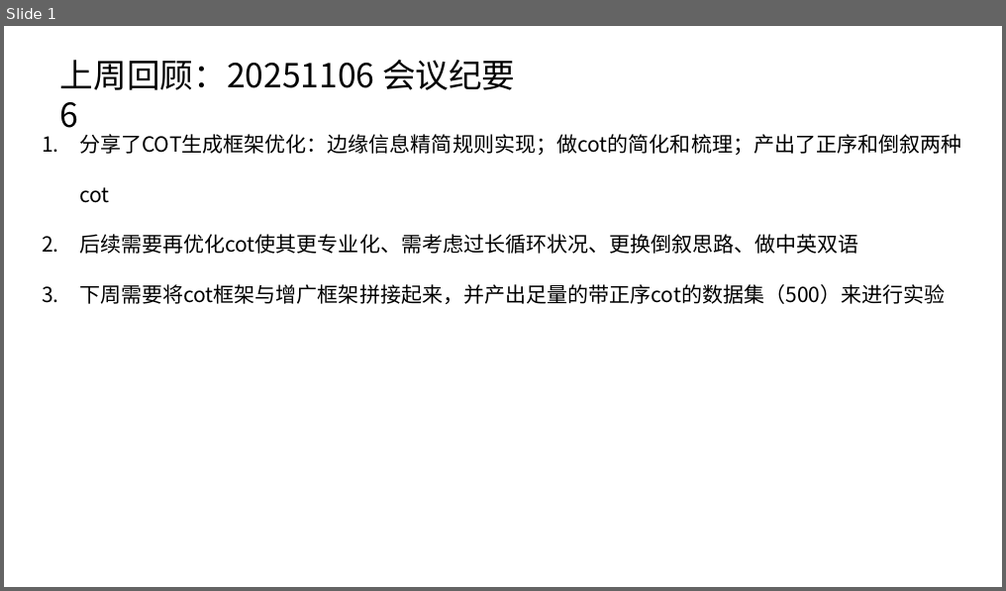
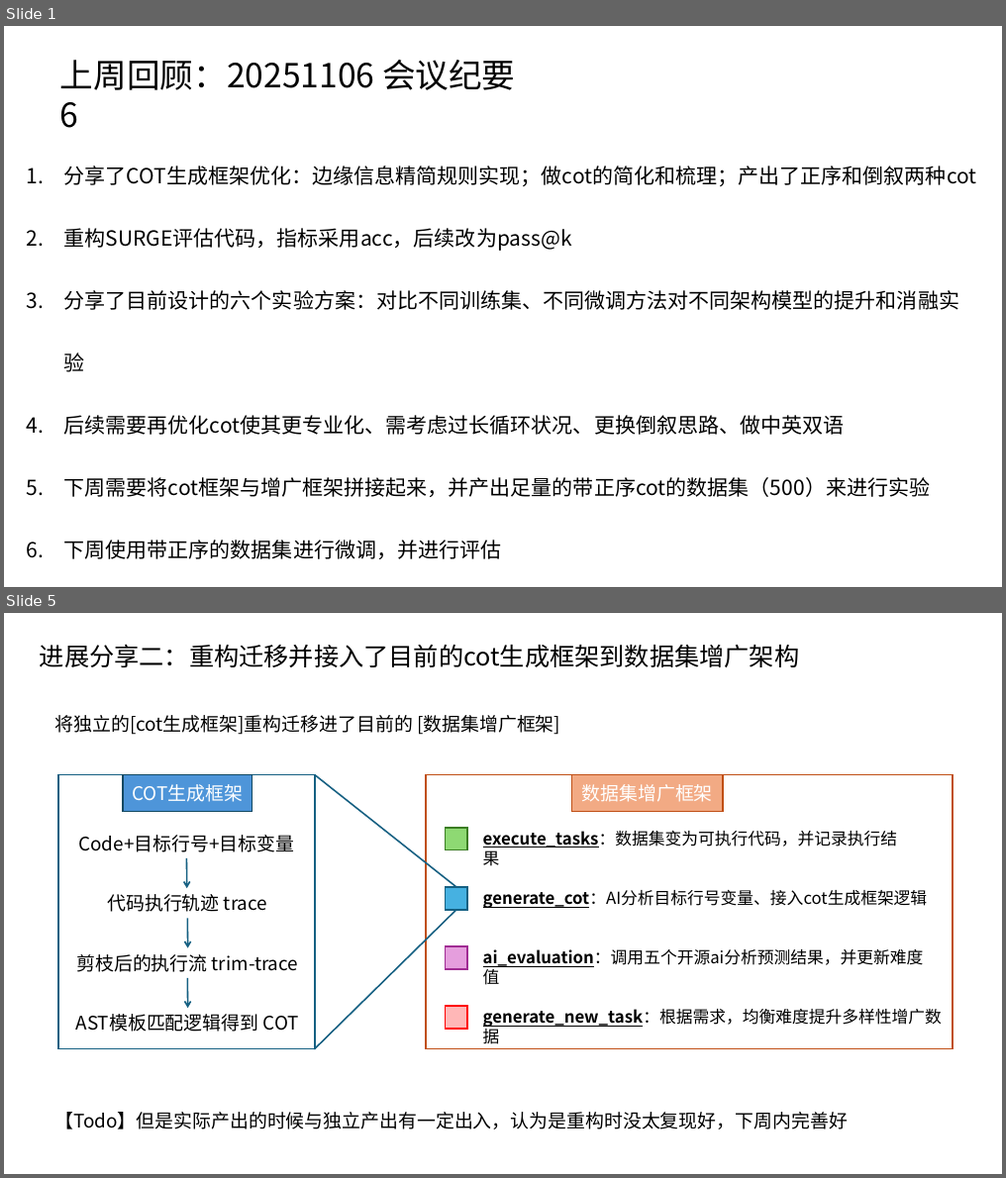
Before and after one commit to caoye04/TreecEva, a slide deck: 组会记录/组会1113.pptx. Shown one above the other, each under a label of ours: slide 1 before the commit, slides 1 and 5 after it; the slides between them are not shown. The pictures are 1006x591 and 1006x1178 pixels, drawn with LibreOffice and Linux fonts; fonts in the diff are those of the drawing. Boxes give left, top, right and bottom in pixels: in the first picture for what was removed or moved away, otherwise in the second. Text is boxed around its words. In the diff, an @@ line names an element or a change of style, - is before the commit and + after.

```diff
--- a/组会记录/组会1113.pptx
+++ b/组会记录/组会1113.pptx
@@ slide 5 added at [4,613,1002,1174], background #FFFFFF @@
@@ text added at [40,644,799,667], 24 pt, text #000000 @@
+进展分享二：重构迁移并接入了目前的cot生成框架到数据集增广架构
@@ text added at [54,715,560,735], 18 pt, text #000000 @@
+将独立的[cot生成框架]重构迁移进了目前的 [数据集增广框架]
@@ rectangle added at [58,774,316,1049], outline #156082 1.5 pt @@
@@ rectangle added at [123,774,252,811], fill #4E95D9, outline #104862 1.5 pt, 18 pt, text #FFFFFF @@
+COT生成框架
@@ line added from (316, 775) to (456, 887), #156082 1.5 pt @@
@@ rectangle added at [426,774,952,1049], outline #C04F15 1.5 pt @@
@@ rectangle added at [572,774,723,811], fill #F2AA84, outline #C04F15 1.5 pt, 18 pt, text #FFFFFF @@
+数据集增广框架
@@ text added at [78,835,294,853], 18 pt, text #000000 @@
+Code+目标行号+目标变量
@@ rectangle added at [446,828,468,851], fill #8ED973, outline #3B7D23 1.5 pt @@
@@ text added at [483,831,898,866], 16 pt, text #000000 @@
+execute_tasks：数据集变为可执行代码，并记录执行结果
@@ arrow added from (187, 859) to (187, 888), #156082 1.5 pt @@
@@ text added at [107,894,267,912], 18 pt, text #000000 @@
+代码执行轨迹 trace
@@ rectangle added at [446,887,468,909], fill #46B1E1, outline #156082 1.5 pt @@
@@ text added at [483,890,928,908], 16 pt, text #000000 @@
+generate_cot：AI分析目标行号变量、接入cot生成框架逻辑
@@ arrow added from (187, 919) to (188, 949), #156082 1.5 pt @@
@@ line added from (314, 1050) to (456, 910), #156082 1.5 pt @@
@@ text added at [76,955,298,972], 18 pt, text #000000 @@
+剪枝后的执行流 trim-trace
@@ rectangle added at [446,947,468,969], fill #E59EDD, outline #A02B93 1.5 pt @@
@@ text added at [483,950,924,985], 16 pt, text #000000 @@
+ai_evaluation：调用五个开源ai分析预测结果，并更新难度值
@@ arrow added from (187, 978) to (188, 1008), #156082 1.5 pt @@
@@ text added at [76,1014,299,1032], 18 pt, text #000000 @@
+AST模板匹配逻辑得到 COT
@@ rectangle added at [446,1007,468,1029], fill #FFB7B7, outline #FF0000 1.5 pt @@
@@ text added at [483,1009,942,1045], 16 pt, text #000000 @@
+generate_new_task：根据需求，均衡难度提升多样性增广数据
@@ text added at [54,1112,847,1130], 18 pt, text #000000 @@
+【Todo】但是实际产出的时候与独立产出有一定出入，认为是重构时没太复现好，下周内完善好
@@ slide 1 changed as well @@
@@ text "分享了COT生成框架优化：边缘信息精简规则实现；做cot的简化和梳理；产出了正序和倒叙两种cot": place and size @@
-text "分享了COT生成框架优化：边缘信息精简规则实现；做cot的简化和梳理；产出了正序和倒叙两种cot" at [79,134,961,304]
+text "分享了COT生成框架优化：边缘信息精简规则实现；做cot的简化和梳理；产出了正序和倒叙两种cot" at [64,166,977,560]
@@ text at [64,166,977,497]: line spacing 2 to 2.5 @@
@@ text at [64,228,959,372]: paragraphs added @@
+2. 重构SURGE评估代码，指标采用acc，后续改为pass@k
+3. 分享了目前设计的六个实验方案：对比不同训练集、不同微调方法对不同架构模型的提升和消融实验
@@ text at [64,540,502,560]: paragraph added @@
+6. 下周使用带正序的数据集进行微调，并进行评估
```
Also in this commit, not shown: 1 other slide changed, 14 other slides added, 17 slides removed, 20 other files.
